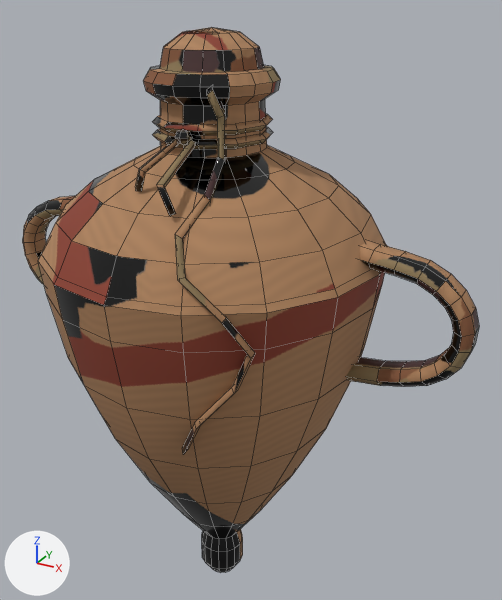
Two versions of the Blender file Assets/Models/ArtBible/Items/Bronze/SealedAmphora/SealedAmphora.blend, one commit apart.
Camera for both pictures: a camera (50 mm lens) standing at (0.346, -0.557, 0.646) and looking at (0.022, 0.033, 0.351). The lights are fixed; the arrows at lower left show +X, +Y and +Z. The older version comes first. Mesh edges are drawn as thin lines.

Before the edit, the objects in view are built like this:
```python
me_sealedamphora = bpy.data.meshes.new('SealedAmphora')
me_sealedamphora.from_pydata(...)  # 734 vertices, 738 faces; spans x -0.258..0.258, y -0.17..0.17, z 0.0..0.62
me_sealedamphora.polygons.foreach_set('use_smooth', [True] * 738)
me_sealedamphora.materials.append(mat_sealedamphora)
ob_sealedamphora = bpy.data.objects.new('SealedAmphora', me_sealedamphora)
ob_sealedamphora.location = (0.0, 0.0, 0.0)
```
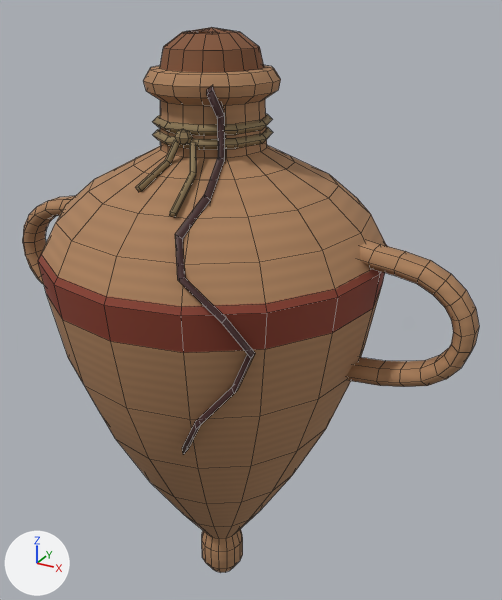
What differs and where, as boxes (x1, y1, x2, y2) in the pictures (502 x 600 px; the box of a moved part takes in the faces that stretch with it):
```json
{"object": "SealedAmphora", "change": "reshaped, surface changed", "before": [23, 27, 479, 572], "after": [23, 27, 479, 572]}
{"part": 1, "of": "me_sealedamphora", "change": "moved or reshaped", "before": [135, 139, 196, 216], "after": [135, 140, 196, 218]}
{"part": 2, "of": "me_sealedamphora", "change": "surface changed", "before": [24, 27, 479, 572], "after": [24, 27, 479, 572]}
```

The change, as JSON lines over the scene's bpy script:
```json
{"block": "me_sealedamphora", "where": "me_sealedamphora.from_pydata(...)  # 734 vertices, 738 faces; spans x -0.258..0.258, y -0.17..0.17, z 0.0..0.62"}
{"block": "me_sealedamphora", "where": "# used by ob_sealedamphora; location = (0.0, 0.0, 0.0)"}
{"block": "me_sealedamphora", "change": "me_sealedamphora part 1"}
{"op": "set", "path": "me_sealedamphora.vertices[651].co", "old": "(0.013, -0.057, 0.533)", "new": "(0.013, -0.059, 0.532)", "note": "pixel (190, 139) -> pixel (190, 141)"}
{"op": "set", "path": "me_sealedamphora.vertices[656].co", "old": "(0.015, -0.055, 0.527)", "new": "(0.015, -0.053, 0.528)", "note": "pixel (194, 146) -> pixel (195, 144)"}
{"op": "set", "path": "me_sealedamphora.vertices[661].co", "old": "(-0.016, -0.099, 0.495)", "new": "(-0.015, -0.098, 0.498)", "note": "pixel (135, 190) -> pixel (138, 186)"}
{"op": "set", "path": "me_sealedamphora.vertices[666].co", "old": "(-0.016, -0.093, 0.495)", "new": "(-0.017, -0.094, 0.492)", "note": "pixel (141, 188) -> pixel (138, 192)"}
{"op": "set", "path": "me_sealedamphora.vertices[670].co", "old": "(-0.012, -0.098, 0.514)", "new": "(-0.012, -0.061, 0.514)", "note": "pixel (139, 168) -> pixel (165, 159)"}
{"op": "set", "path": "me_sealedamphora.vertices[671].co", "old": "(-0.008, -0.102, 0.514)", "new": "(-0.008, -0.064, 0.515)", "note": "pixel (140, 169) -> pixel (166, 160)"}
{"op": "set", "path": "me_sealedamphora.vertices[675].co", "old": "(-0.006, -0.098, 0.511)", "new": "(-0.006, -0.061, 0.511)", "note": "pixel (145, 172) -> pixel (171, 163)"}
{"op": "set", "path": "me_sealedamphora.vertices[676].co", "old": "(-0.01, -0.094, 0.511)", "new": "(-0.01, -0.058, 0.51)"}
{"op": "set", "path": "me_sealedamphora.vertices[678].co", "old": "(-0.001, -0.058, 0.533)", "new": "(-0.002, -0.06, 0.531)", "note": "pixel (177, 138) -> pixel (175, 141)"}
{"op": "set", "path": "me_sealedamphora.vertices[680].co", "old": "(-0.003, -0.055, 0.527)", "new": "(-0.002, -0.053, 0.529)", "note": "pixel (177, 144) -> not seen"}
{"op": "set", "path": "me_sealedamphora.vertices[682].co", "old": "(0.024, -0.114, 0.505)", "new": "(0.024, -0.069, 0.505)", "note": "pixel (164, 188) -> pixel (195, 176)"}
{"op": "set", "path": "me_sealedamphora.vertices[683].co", "old": "(0.026, -0.118, 0.509)", "new": "(0.026, -0.071, 0.509)", "note": "pixel (163, 185) -> pixel (196, 172)"}
{"op": "set", "path": "me_sealedamphora.vertices[684].co", "old": "(0.022, -0.122, 0.51)", "new": "(0.022, -0.073, 0.51)", "note": "pixel (156, 184) -> pixel (190, 171)"}
{"op": "set", "path": "me_sealedamphora.vertices[685].co", "old": "(0.02, -0.118, 0.506)", "new": "(0.02, -0.071, 0.506)", "note": "pixel (157, 187) -> pixel (189, 175)"}
{"op": "set", "path": "me_sealedamphora.vertices[686].co", "old": "(0.032, -0.113, 0.485)", "new": "(0.033, -0.114, 0.482)", "note": "pixel (174, 213) -> pixel (174, 217)"}
{"op": "set", "path": "me_sealedamphora.vertices[688].co", "old": "(0.032, -0.119, 0.485)", "new": "(0.031, -0.118, 0.488)", "note": "pixel (170, 216) -> pixel (169, 211)"}
{"block": "me_sealedamphora", "change": "me_sealedamphora part 2: texture (UV) coordinates of 738 of 738 faces, centred in x -0.258..0.258, y -0.162..0.162, z 0.004..0.618, changed; they spanned u 0.0..1.0, v 0.0..1.0 and now span u 0.0..1.0, v 0.0..0.99"}
```
